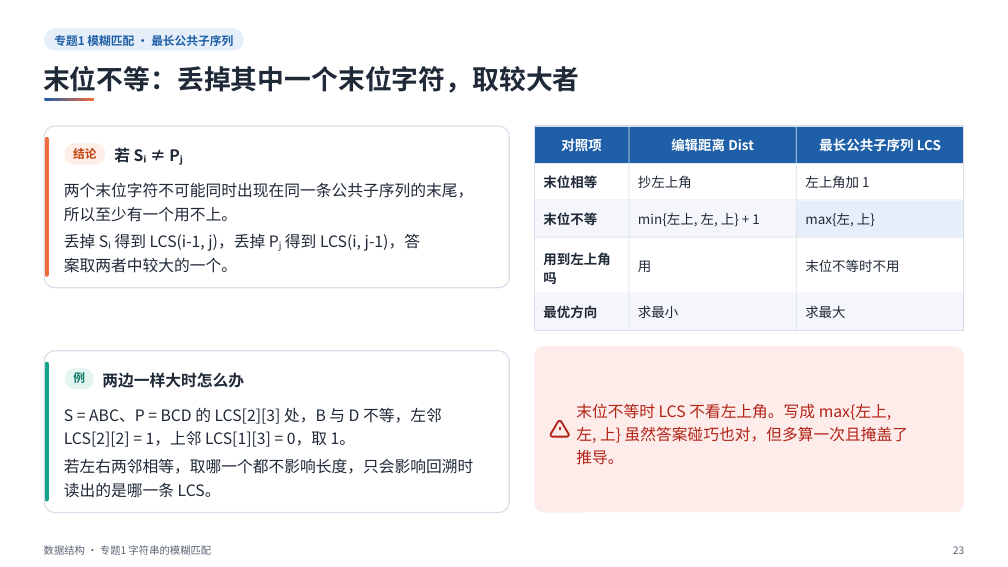
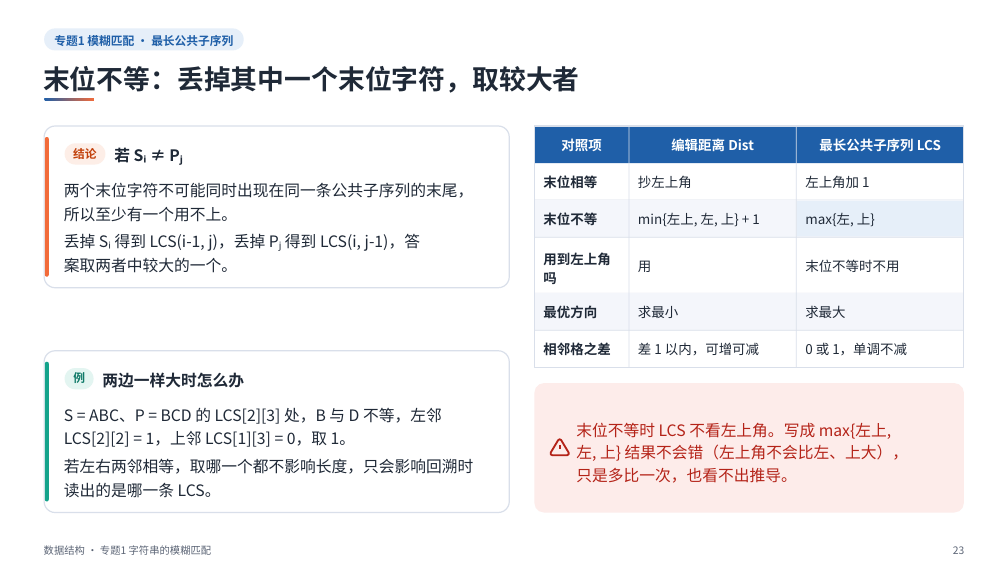
Before and after one commit to sweetcornna/JLU-remake, a slide deck: slide 23 of 大二上/数据结构/重制版PPT/专题1 字符串的模糊匹配（重制版）.pptx. Drawn at 1008x567 pixels with LibreOffice and Linux fonts; fonts in the diff are those of the drawing. Boxes give left, top, right and bottom in pixels: in the first picture for what was removed or moved away, otherwise in the second. Text is boxed around its words. In the diff, an @@ line names an element or a change of style, - is before the commit and + after.

```diff
--- a/大二上/数据结构/重制版PPT/专题1 字符串的模糊匹配（重制版）.pptx
+++ b/大二上/数据结构/重制版PPT/专题1 字符串的模糊匹配（重制版）.pptx
@@ rectangle: place and size @@
-rectangle at [535, 126, 964, 330]
+rectangle at [535, 126, 964, 368]
@@ rectangle: place and size @@
-rectangle at [628, 126, 629, 330]
+rectangle at [628, 126, 629, 368]
@@ rectangle: place and size @@
-rectangle at [796, 126, 797, 330]
+rectangle at [796, 126, 797, 368]
@@ text added at [543, 342, 610, 355], 12.8 pt, text #1F2937, bold @@
+相邻格之差
@@ text added at [638, 342, 759, 355], 12.8 pt, text #1F2937 @@
+差 1 以内，可增可减
@@ text added at [805, 342, 907, 355], 12.8 pt, text #1F2937 @@
+0 或 1，单调不减
@@ rounded rectangle: place and size @@
-rounded rectangle at [535, 346, 964, 513]
+rounded rectangle at [535, 383, 964, 513]
@@ rounded rectangle at [535, 383, 964, 513]: proportions changed @@
@@ 3 freeform shapes: place and size @@
-3 freeform shapes at [551, 420, 569, 436]
+3 freeform shapes at [551, 439, 569, 455]
@@ text at [576, 423, 908, 483]: text changed @@
-末位不等时 LCS 不看左上角。写成 max{左上,
-左, 上} 虽然答案碰巧也对，但多算一次且掩盖了
-推导。
+末位不等时 LCS 不看左上角。写成 max{左上,
+左, 上} 结果不会错（左上角不会比左、上大），
+只是多比一次，也看不出推导。
```
Also in this commit, not shown: 15 other slides changed.
